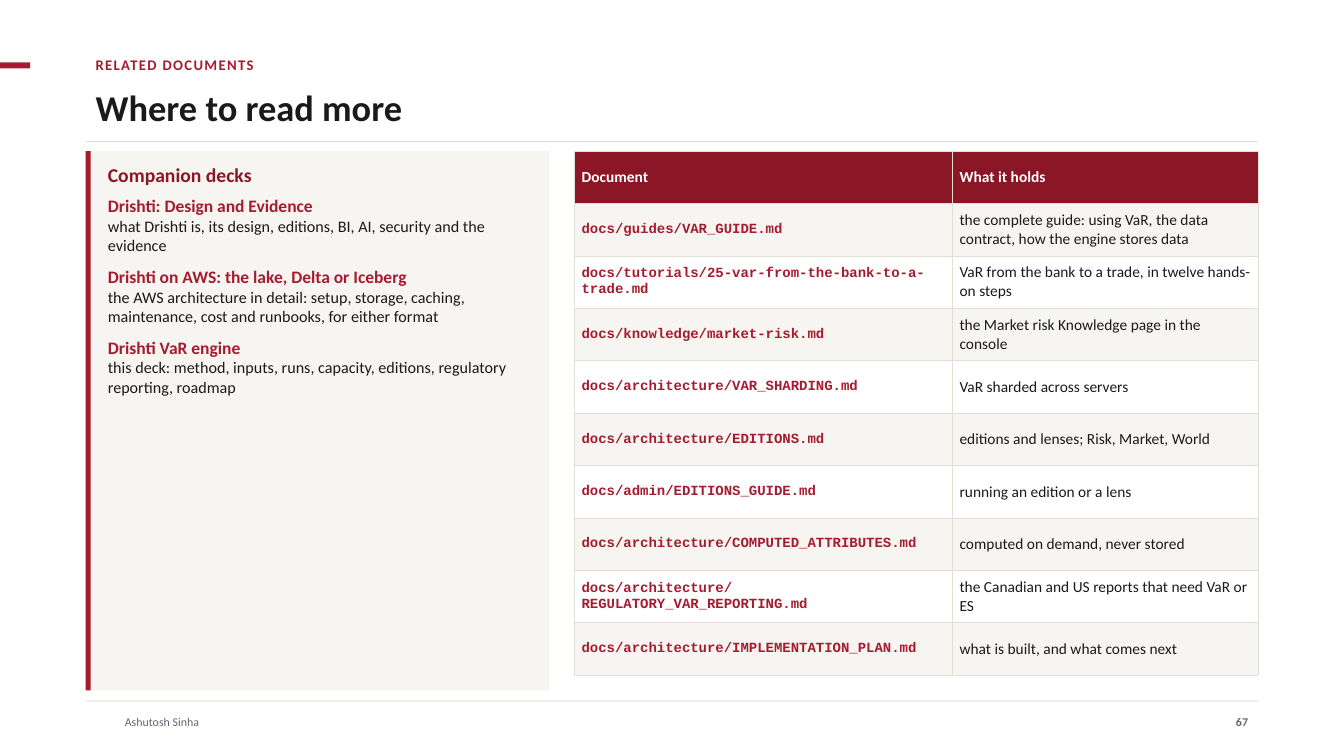
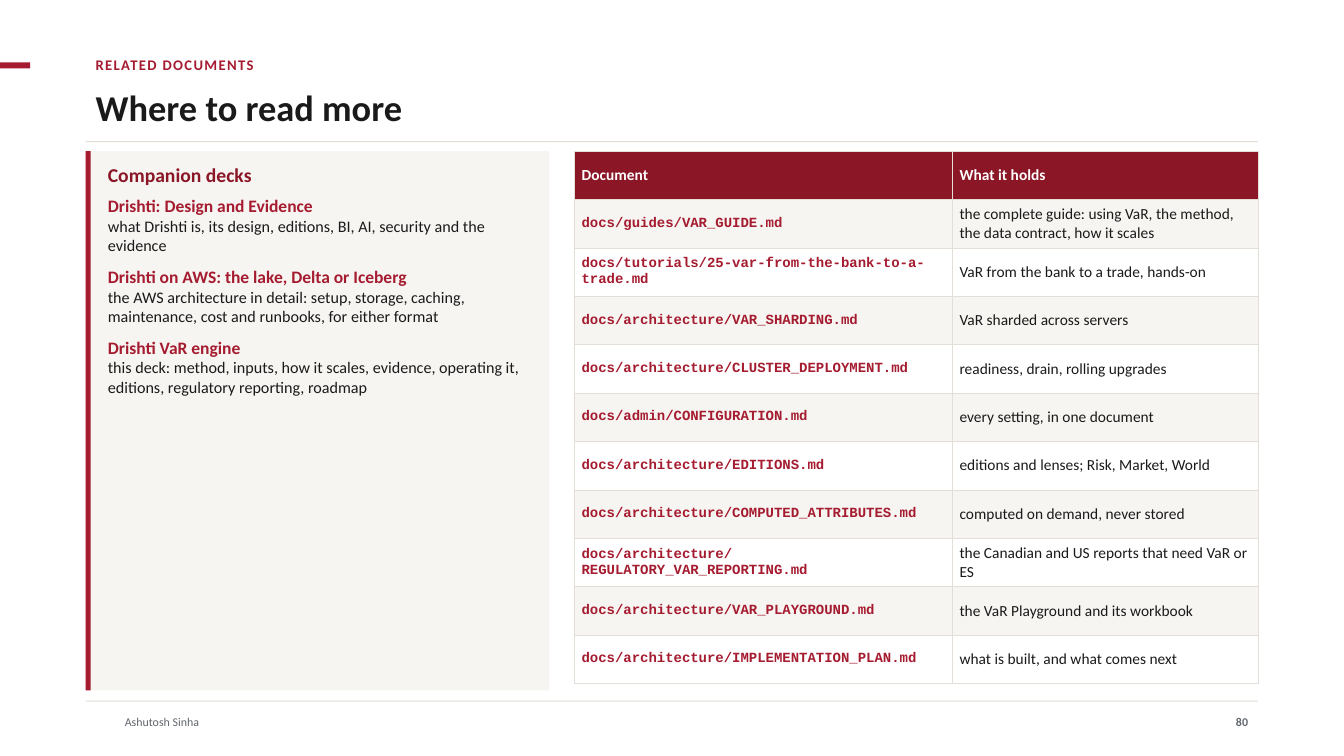
Before and after one commit to ajsinha/drishti, a slide deck: slide 80 of docs/publications/Drishti-VaR-Engine.pptx (slide 67 before the commit). Drawn at 1344x756 pixels with LibreOffice and Linux fonts; fonts in the diff are those of the drawing; background and template pictures are left out. Boxes give left, top, right and bottom in pixels: in the first picture for what was removed or moved away, otherwise in the second. Text is boxed around its words. In the diff, an @@ line names an element or a change of style, - is before the commit and + after.

Commit message:
Cluster deployment: three machines on premises and on AWS (why three, what is shared, failover, sizing 200K to 10M, bill of materials, AWS reference and monthly cost); the three decks carry it

```diff
--- a/docs/publications/Drishti-VaR-Engine.pptx
+++ b/docs/publications/Drishti-VaR-Engine.pptx
@@ table at [575, 151, 1258, 684] @@
-row 2: docs/guides/VAR_GUIDE.md | the complete guide: using VaR, the data contract, how the engine stores data
-row 3: docs/tutorials/25-var-from-the-bank-to-a-trade.md | VaR from the bank to a trade, in twelve hands-on steps
-row 4: docs/knowledge/market-risk.md | the Market risk Knowledge page in the console
+row 2: docs/guides/VAR_GUIDE.md | the complete guide: using VaR, the method, the data contract, how it scales
+row 3: docs/tutorials/25-var-from-the-bank-to-a-trade.md | VaR from the bank to a trade, hands-on
+row 5: docs/architecture/CLUSTER_DEPLOYMENT.md | readiness, drain, rolling upgrades
+row 6: docs/admin/CONFIGURATION.md | every setting, in one document
-row 7: docs/admin/EDITIONS_GUIDE.md | running an edition or a lens
+row 10: docs/architecture/VAR_PLAYGROUND.md | the VaR Playground and its workbook
@@ text at [108, 361, 519, 396]: text changed @@
-this deck: method, inputs, runs, capacity, editions, regulatory reporting, roadmap
+this deck: method, inputs, how it scales, evidence, operating it, editions, regulatory reporting, roadmap
@@ page number at [1236, 718, 1248, 726]: text changed @@
-67
+80
```
Also in this commit, not shown: 24 other slides changed, 14 slides added, 1 slide removed, 7 other files.
